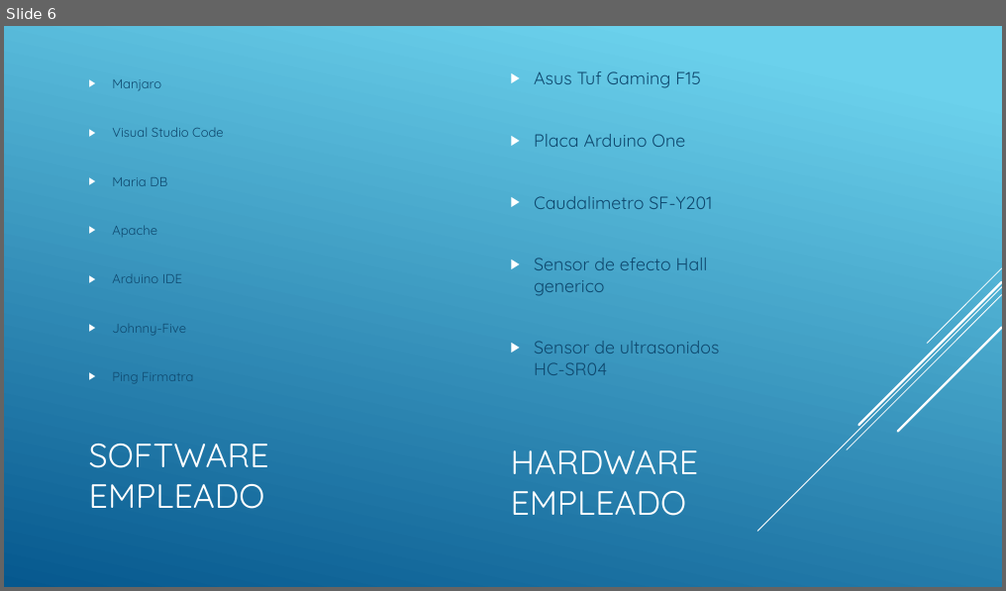
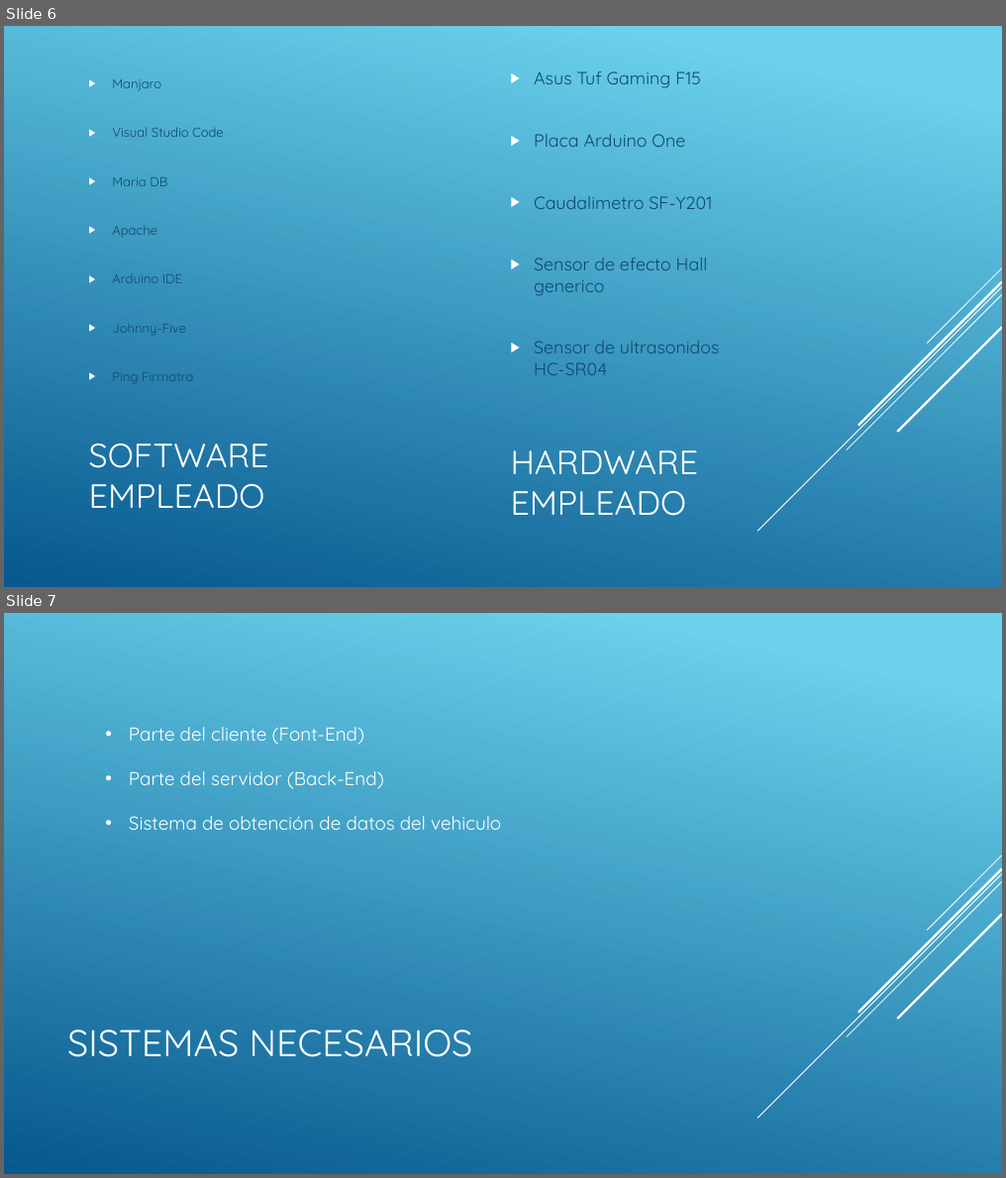
Before and after one commit to Abilius7/RetroAssistant, a slide deck: DocumentosMemeria/presentacionPowerPoint.pptx. Shown one above the other, each under a label of ours: slide 6 before the commit, slides 6 and 7 after it. The pictures are 1006x591 and 1006x1178 pixels, drawn with LibreOffice and Linux fonts; fonts in the diff are those of the drawing. Boxes give left, top, right and bottom in pixels: in the first picture for what was removed or moved away, otherwise in the second. Text is boxed around its words. In the diff, an @@ line names an element or a change of style, - is before the commit and + after.

```diff
--- a/DocumentosMemeria/presentacionPowerPoint.pptx
+++ b/DocumentosMemeria/presentacionPowerPoint.pptx
@@ slide 7 added at bbox=[4, 613, 1002, 1174], background gradient #6ED2EB to #06588E; not listed: 5 template elements that a slide beside it also shows @@
@@ text added at bbox=[129, 727, 501, 830], 18 pt, text #FFFFFF @@
+• Parte del cliente (Font-End)
+• Parte del servidor (Back-End)
+• Sistema de obtención de datos del vehiculo
@@ title added at bbox=[67, 1030, 473, 1058], 36 pt, text #FFFFFF @@
+SISTEMAS NECESARIOS
```
Also in this commit, not shown: 1 slide changed, 1 slide removed.
